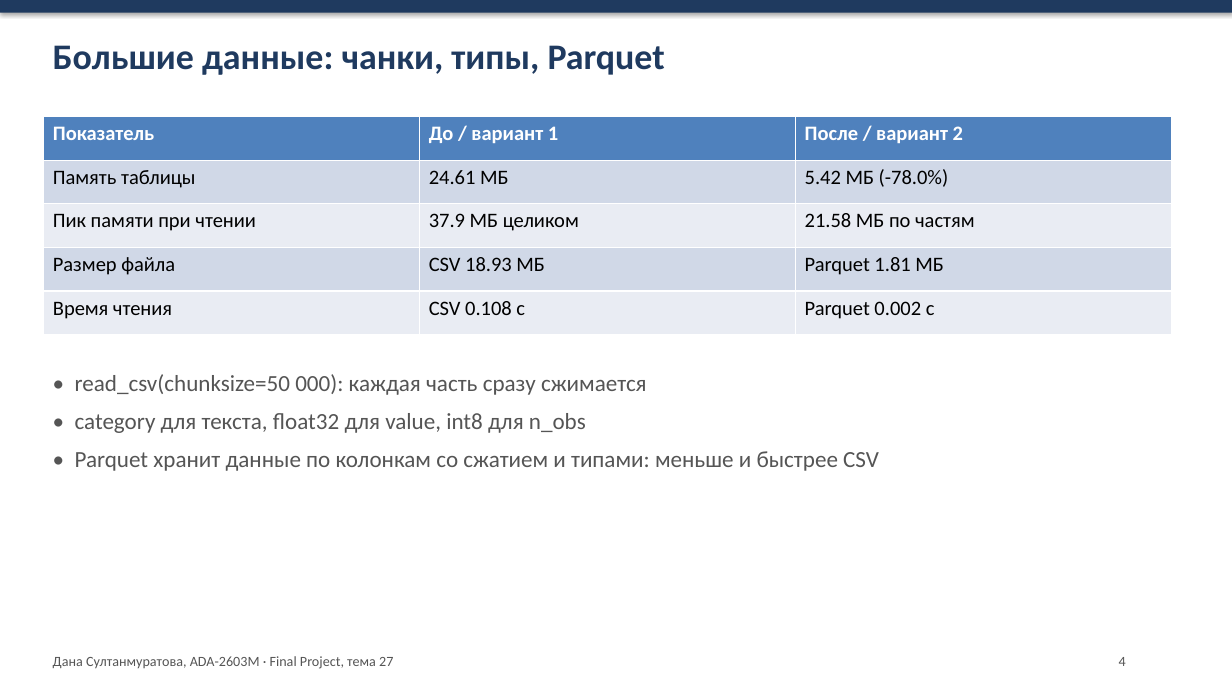
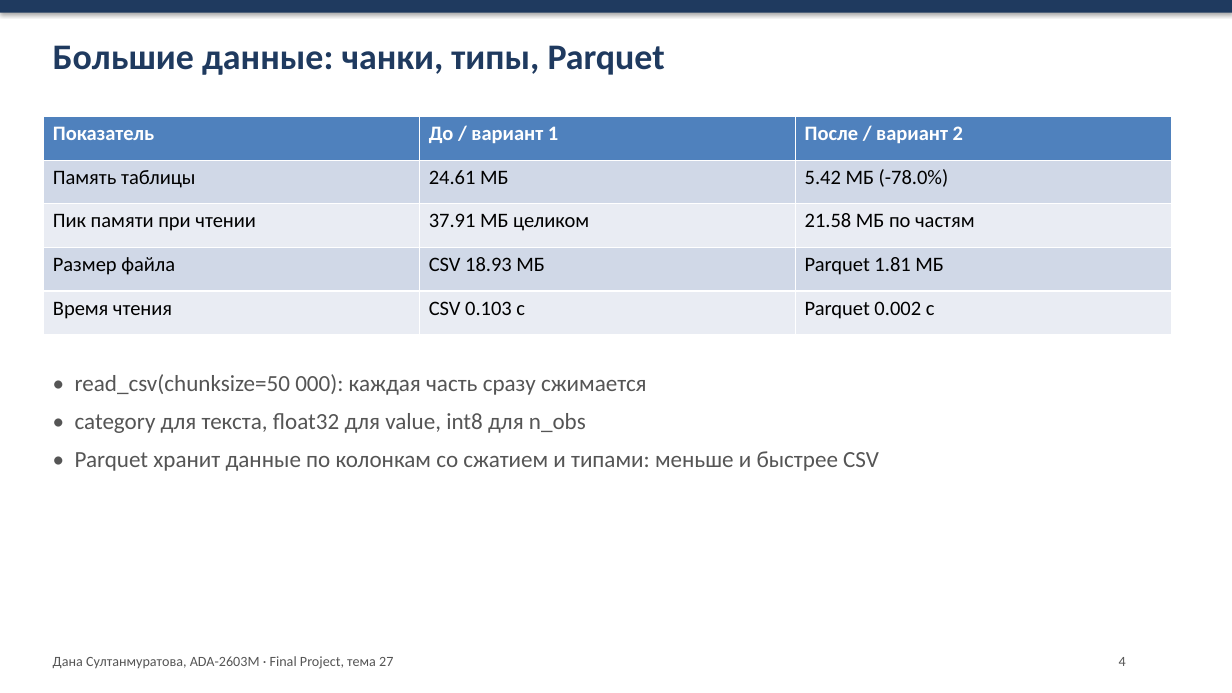
Before and after one commit to dsultless/oil_well_regimes, a slide deck: slide 4 of reports/Final_Project_Presentation_Sultanmuratova.pptx. Drawn at 1232x693 pixels with LibreOffice and Linux fonts; fonts in the diff are those of the drawing. Boxes give left, top, right and bottom in pixels: in the first picture for what was removed or moved away, otherwise in the second. Text is boxed around its words. In the diff, an @@ line names an element or a change of style, - is before the commit and + after.

```diff
--- a/reports/Final_Project_Presentation_Sultanmuratova.pptx
+++ b/reports/Final_Project_Presentation_Sultanmuratova.pptx
@@ table at box(43, 116, 1172, 335) @@
-row 3, column 2: 37.9 МБ целиком
+row 3, column 2: 37.91 МБ целиком
-row 5, column 2: CSV 0.108 с
+row 5, column 2: CSV 0.103 с
```
Also in this commit, not shown: 3 other slides changed, 16 other files.
